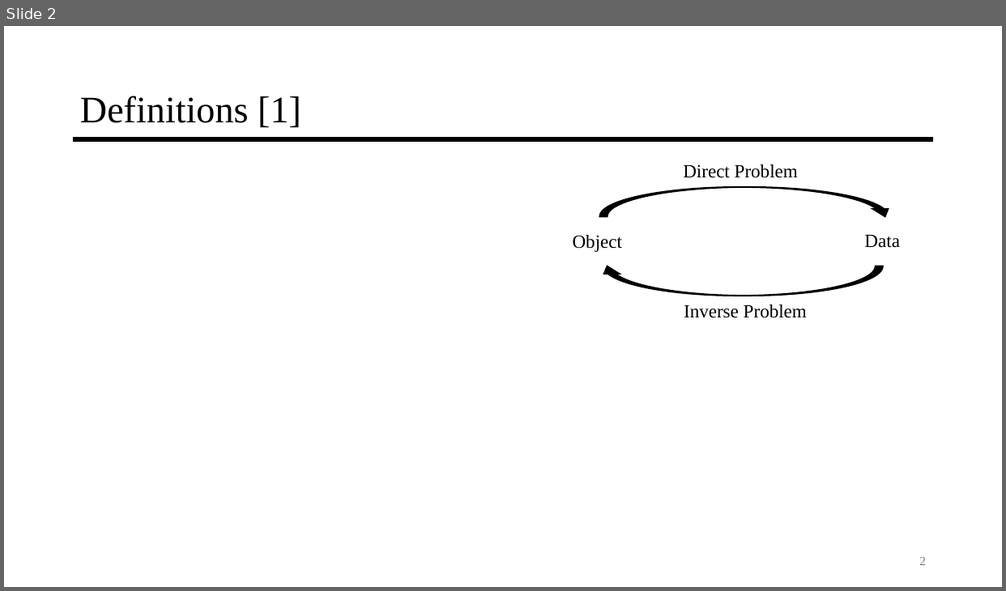
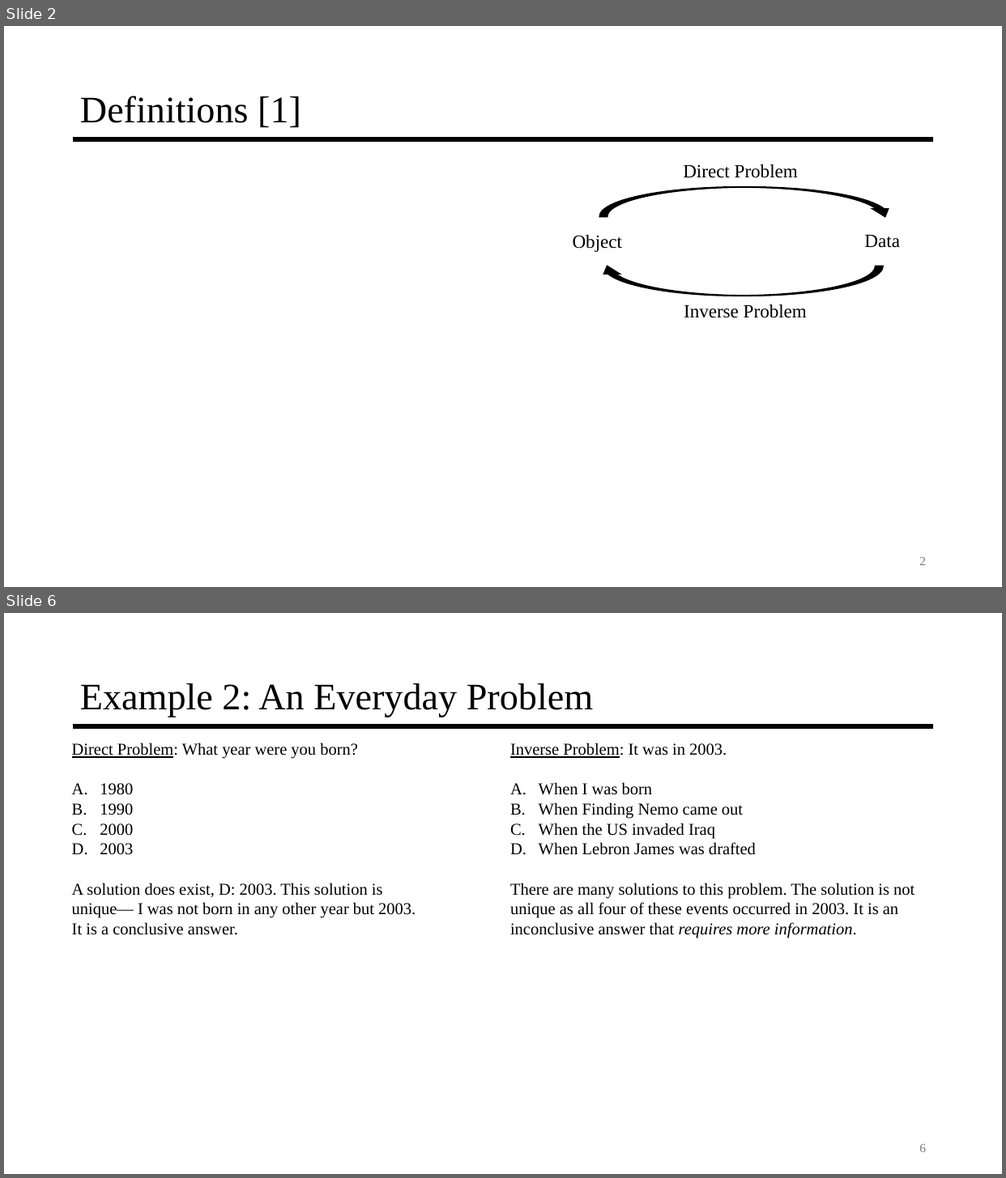
Before and after one commit to jyarch/inverse-mechanics-course, a slide deck: 0-Introduction/0-Introduction.pptx. Shown one above the other, each under a label of ours: slide 2 before the commit, slides 2 and 6 after it; the slides between them are not shown. The pictures are 1006x591 and 1006x1178 pixels, drawn with LibreOffice and Linux fonts; fonts in the diff are those of the drawing; grey boxes stand for pictures. Boxes give left, top, right and bottom in pixels: in the first picture for what was removed or moved away, otherwise in the second. Text is boxed around its words. In the diff, an @@ line names an element or a change of style, - is before the commit and + after.

Commit message:
intro slides - create 3 example problems
problem 1 - image blurring
problem 2 - simple beam problem, direct and inverse
problem 3 - simple beam problem with two materials

in addition, add more detail to definition slides

```diff
--- a/0-Introduction/0-Introduction.pptx
+++ b/0-Introduction/0-Introduction.pptx
@@ slide 6 added at [4, 613, 1002, 1174], background #FFFFFF; not listed: 1 template element that a slide beside it also shows @@
@@ title added at [80, 683, 593, 717], 36 pt, text #000000 @@
+Example 2: An Everyday Problem
@@ text added at [72, 743, 415, 935], 16 pt, text #000000 @@
+Direct Problem: What year were you born?
+A. 1980
+B. 1990
+C. 2000
+D. 2003
+A solution does exist, D: 2003. This solution is unique— I was not born in any other year but 2003. It is a conclusive answer.
@@ text added at [510, 743, 914, 939], 16 pt, text #000000 @@
+Inverse Problem: It was in 2003.
+A. When I was born
+B. When Finding Nemo came out
+C. When the US invaded Iraq
+D. When Lebron James was drafted
+There are many solutions to this problem. The solution is not unique as all four of these events occurred in 2003. It is an inconclusive answer that requires more information.
@@ page number added at [919, 1144, 926, 1152], 12 pt, text #797979 @@
+6
```
Also in this commit, not shown: 1 slide changed, 7 other slides added, 4 slides removed, 1 other file.
